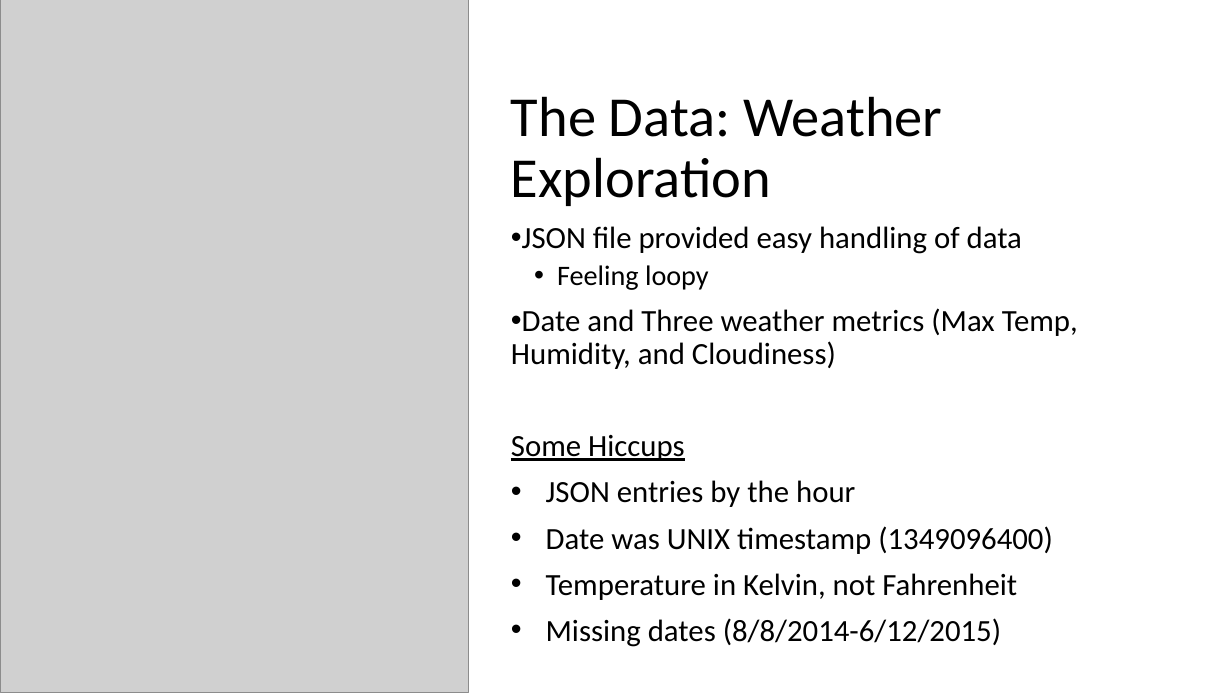
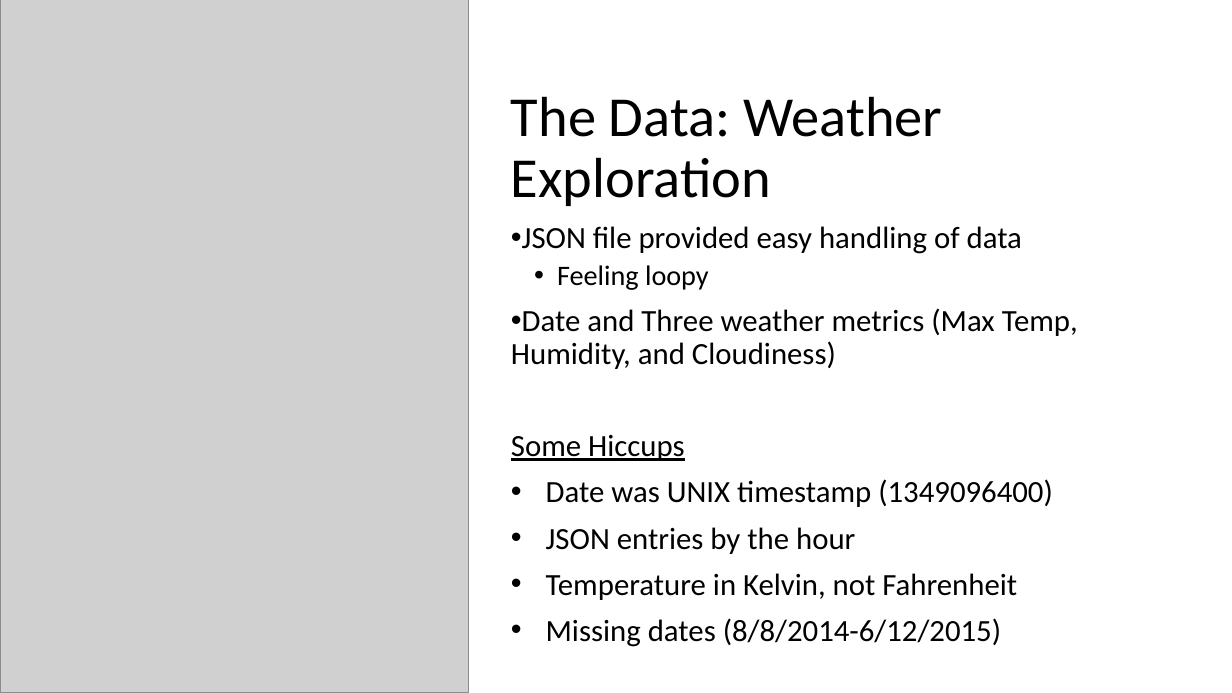
Before and after one commit to franciscohohn/Project_1, a slide deck: slide 4 of Weather_vs_Crime.pptx. Drawn at 1232x693 pixels with LibreOffice and Linux fonts; fonts in the diff are those of the drawing; grey boxes stand for pictures. Boxes give left, top, right and bottom in pixels: in the first picture for what was removed or moved away, otherwise in the second. Text is boxed around its words. In the diff, an @@ line names an element or a change of style, - is before the commit and + after.

Commit message:
updated weather cleanup and pearson correlation in ppt

```diff
--- a/Weather_vs_Crime.pptx
+++ b/Weather_vs_Crime.pptx
@@ text at (x1=546, y1=479, x2=1053, y2=507): paragraph added @@
+• Date was UNIX timestamp (1349096400)
@@ text at (x1=546, y1=526, x2=1053, y2=554): paragraph removed @@
-• Date was UNIX timestamp (1349096400)
```
Also in this commit, not shown: 1 other slide changed, 2 slides added, 1 slide removed.
